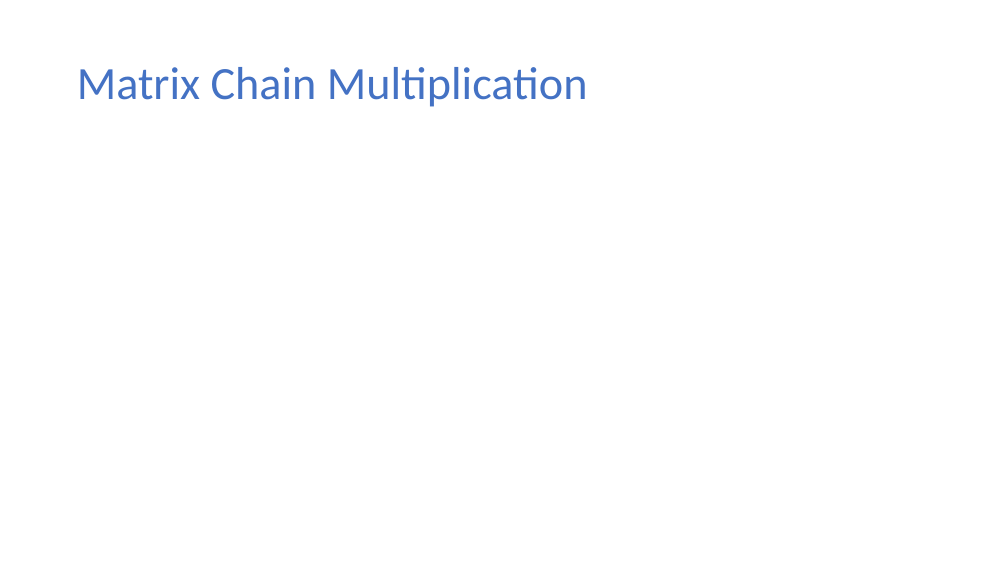
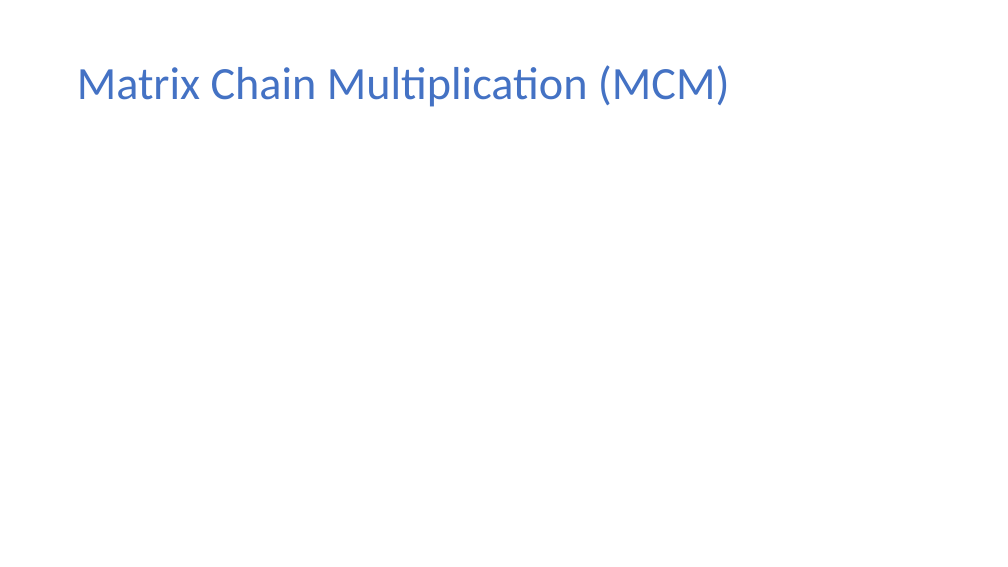
Before and after one commit to ekkapotc/EA, a slide deck: slide 14 of Lectures/Lecture 7.pptx. Drawn at 1008x567 pixels with LibreOffice and Linux fonts; fonts in the diff are those of the drawing; grey boxes stand for pictures. Boxes give left, top, right and bottom in pixels: in the first picture for what was removed or moved away, otherwise in the second. Text is boxed around its words. In the diff, an @@ line names an element or a change of style, - is before the commit and + after.

```diff
--- a/Lectures/Lecture 7.pptx
+++ b/Lectures/Lecture 7.pptx
@@ title at (77, 65, 730, 107): text changed @@
-Matrix Chain Multiplication
+Matrix Chain Multiplication (MCM)
```
Also in this commit, not shown: 8 other slides changed, 2 slides removed, 1 other file.
